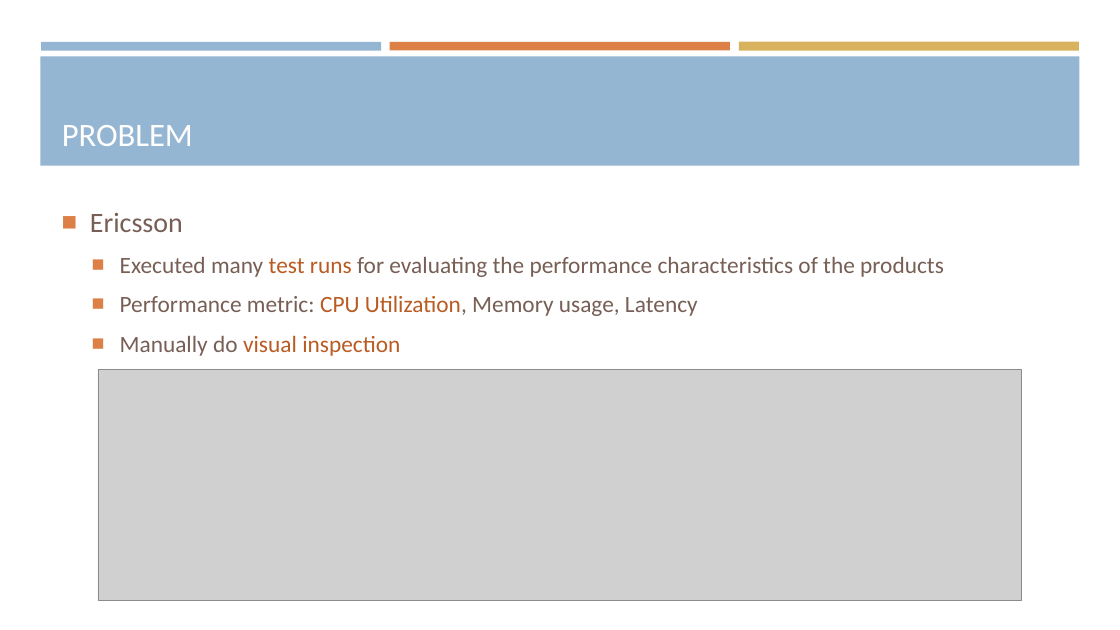
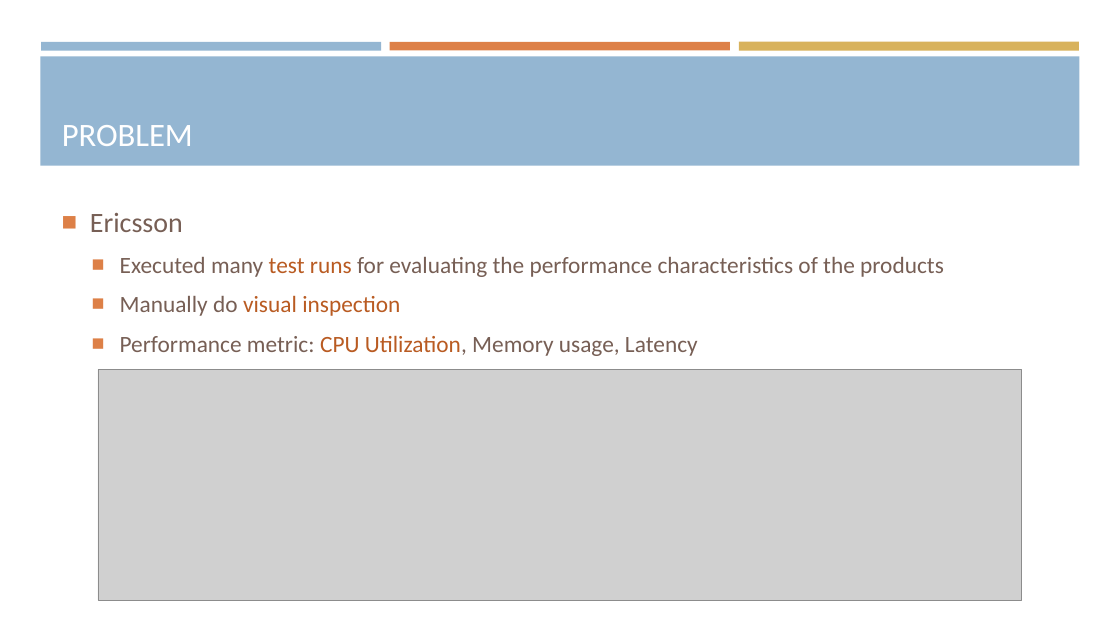
Before and after one commit to araea382/MT, a slide deck: slide 2 of Presentation/1-Proposal seminar.pptx. Drawn at 1120x630 pixels with LibreOffice and Linux fonts; fonts in the diff are those of the drawing; grey boxes stand for pictures. Boxes give left, top, right and bottom in pixels: in the first picture for what was removed or moved away, otherwise in the second. Text is boxed around its words. In the diff, an @@ line names an element or a change of style, - is before the commit and + after.

```diff
--- a/Presentation/1-Proposal seminar.pptx
+++ b/Presentation/1-Proposal seminar.pptx
@@ text at (120, 295, 400, 316): paragraph added @@
+  ■ Manually do visual inspection
@@ text at (120, 335, 400, 356): paragraph removed @@
-  ■ Manually do visual inspection
```
Also in this commit, not shown: 2 other slides changed, 14 other files.
